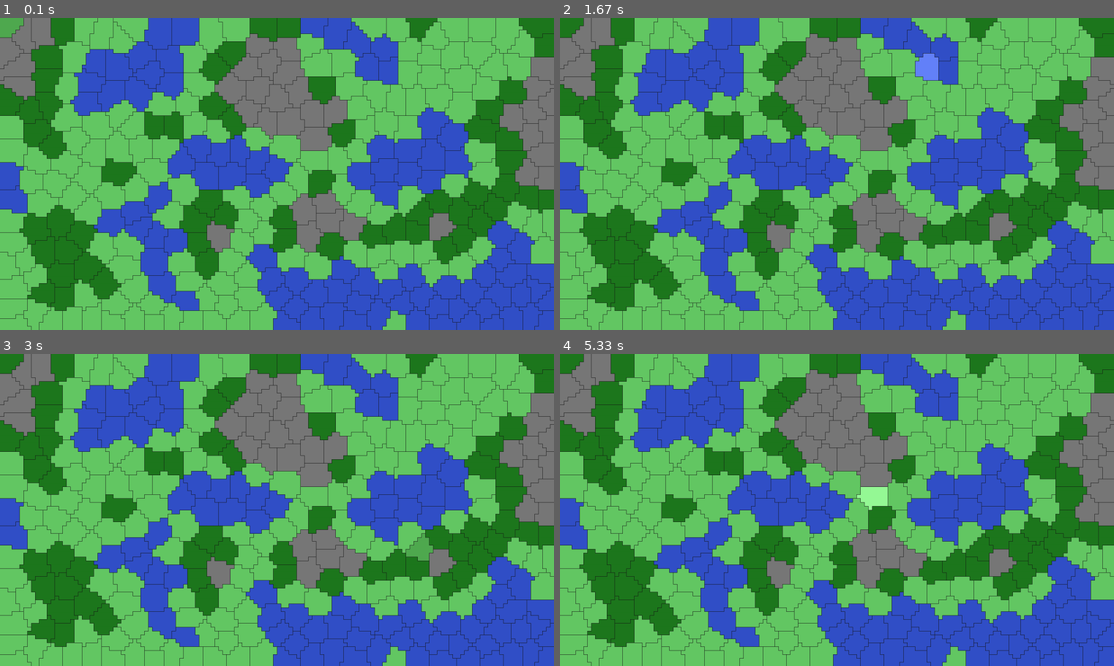
Above: before the commit, frames 1-4 (two rows, left to right).
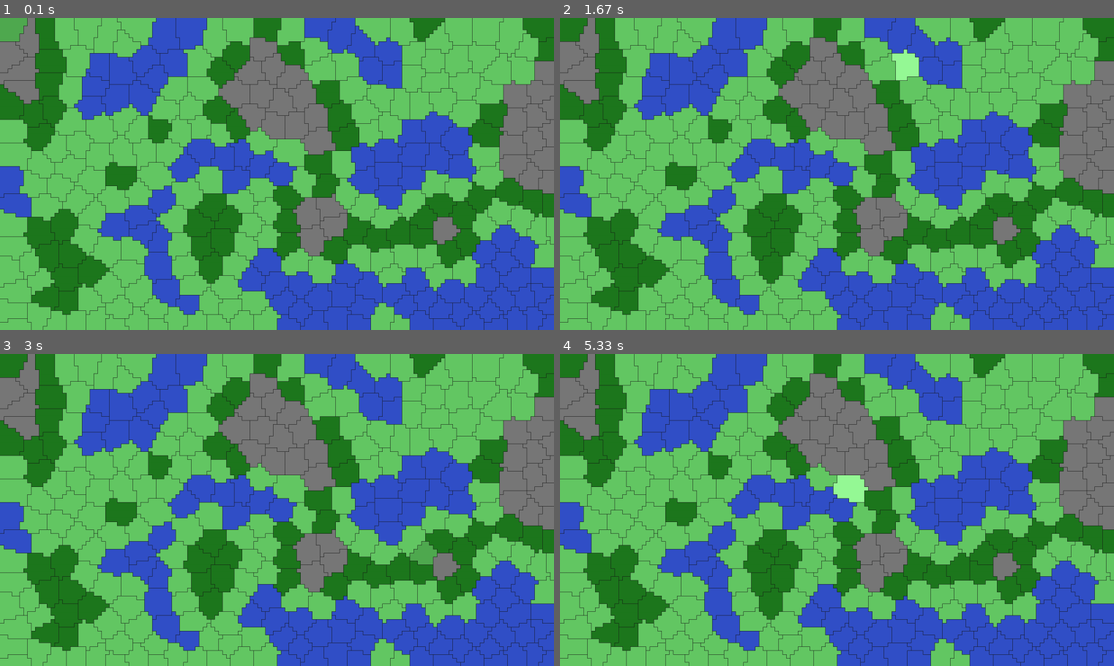
Above: after the commit, the same moments.

Repository: capdevillex/proj_info
Game: pygame game, started from test_grille_filling.py
The game is run twice, just before and just after one commit, with the same random seed, the same clock (stepped at 60 frames per second) and the same inputs.
Inputs (mouse positions are in pixels of both pictures, inside the frame that each line leads up to):
- Up to frame 1 (0.1 s): no input
- Up to frame 2 (1.67 s): move the mouse to (814, 186) at 0.37 s; move the mouse to (704, 177) at 0.87 s; move the mouse to (920, 64) at 1.37 s
- Up to frame 3 (3 s): move the mouse to (288, 403) at 1.87 s; move the mouse to (282, 544) at 2.43 s; move the mouse to (421, 559) at 2.93 s
- Up to frame 4 (5.33 s): move the mouse to (981, 481) at 3.43 s; move the mouse to (1041, 485) at 3.93 s; move the mouse to (1030, 569) at 4.6 s; move the mouse to (864, 497) at 5.1 s

The runs differ from the first frame. In frame 1, 24% of the frame differs, in the area x 0-100%, y 0-100%; in frame 2, 25%; in frame 3, 24%; in frame 4, 25%.

Commit message:
Adjust center computation in Tile and Map classes to account for cell offsets

Diff:
--- a/world/map.py
+++ b/world/map.py
@@ -55,8 +55,8 @@
         self.biome = None
 
     def _compute_center(self):
-        x = sum(c[0] for c in self.cells) / len(self.cells)
-        y = sum(c[1] for c in self.cells) / len(self.cells)
+        x = sum(c[0] + 0.5 for c in self.cells) / len(self.cells)
+        y = sum(c[1] + 0.5 for c in self.cells) / len(self.cells)
         return (x, y)
 
 
@@ -153,8 +153,8 @@
             for i, cells in regions.items():
                 if not cells:
                     continue
-                cx = sum(c[0] for c in cells) / len(cells)
-                cy = sum(c[1] for c in cells) / len(cells)
+                cx = sum(c[0] + 0.5 for c in cells) / len(cells)
+                cy = sum(c[1] + 0.5 for c in cells) / len(cells)
                 new_capitals.append((cx, cy))
 
             self.capitals = new_capitals
